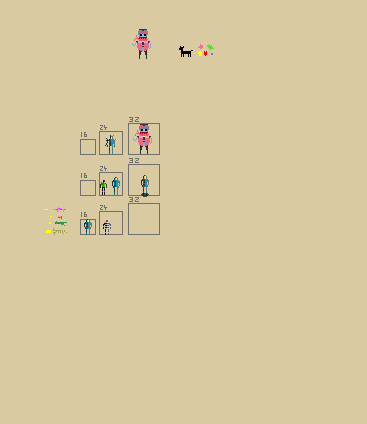
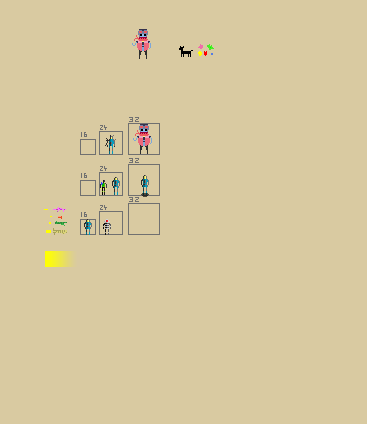
Comparing the layer stacks of the two w=367, h=424 images. Changes:
added layer "Gradient Fill 1" above "Layer 6" over [45, 251, 77, 267]
